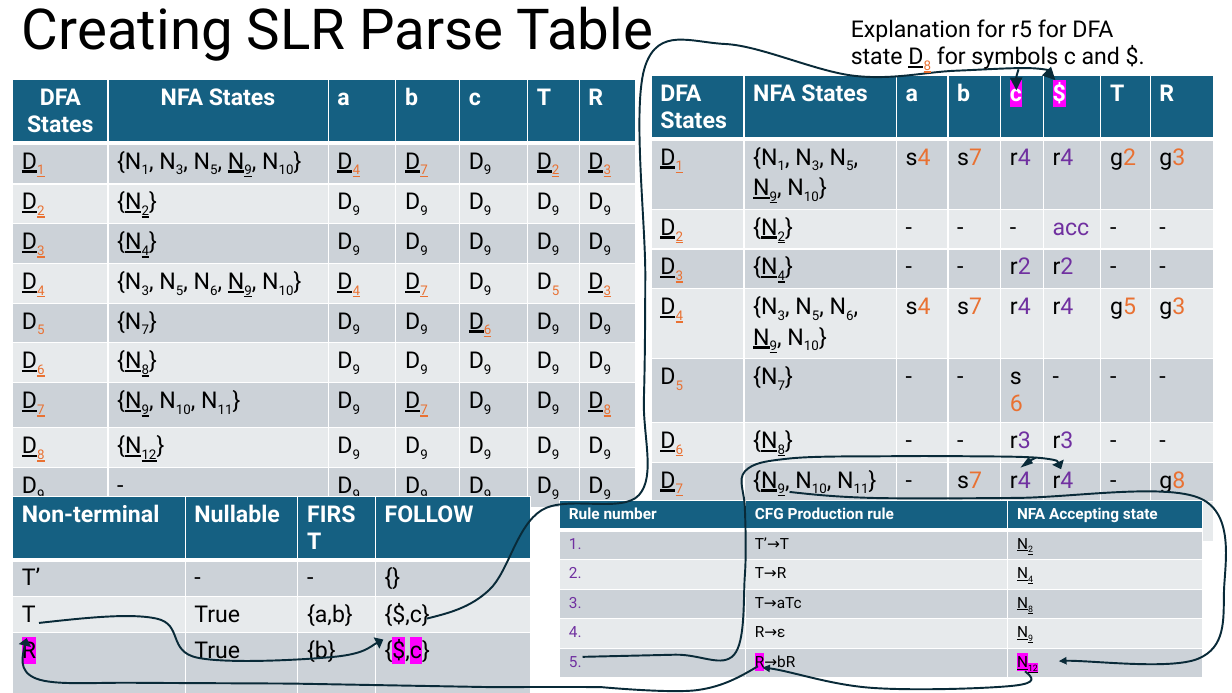
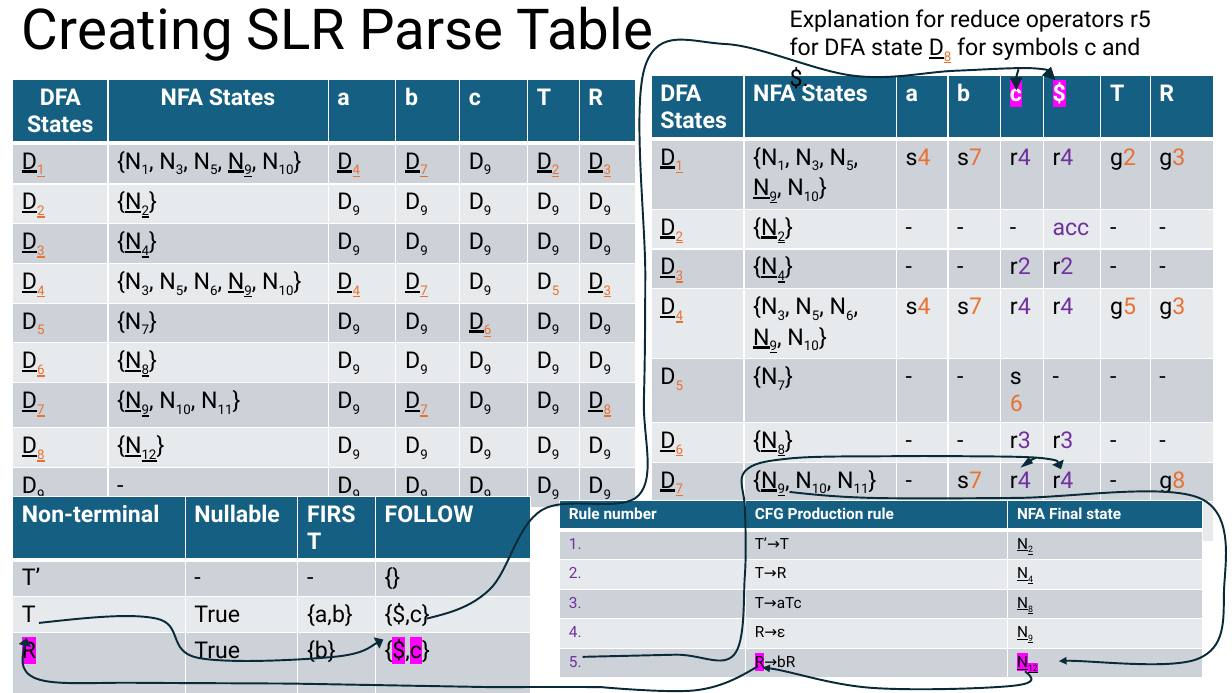
Before and after one commit to Danieldv-s/Research-Materials, a slide deck: slide 45 of Syntax-Analysis/Section2.13Expansion.pptx. Drawn at 1232x693 pixels with LibreOffice and Linux fonts; fonts in the diff are those of the drawing. Boxes give left, top, right and bottom in pixels: in the first picture for what was removed or moved away, otherwise in the second. Text is boxed around its words. In the diff, an @@ line names an element or a change of style, - is before the commit and + after.

Commit message:
Reviewed SLR parser slide

```diff
--- a/Syntax-Analysis/Section2.13Expansion.pptx
+++ b/Syntax-Analysis/Section2.13Expansion.pptx
@@ text at (790,9,1151,60): text changed @@
-Explanation for r5 for DFA state D8 for symbols c and $.
+Explanation for reduce operators r5 for DFA state D8 for symbols c and $.
@@ table at (560,501,1203,675) @@
-row 1, column 3: NFA Accepting state
+row 1, column 3: NFA Final state
```
Also in this commit, not shown: 43 other slides changed.
